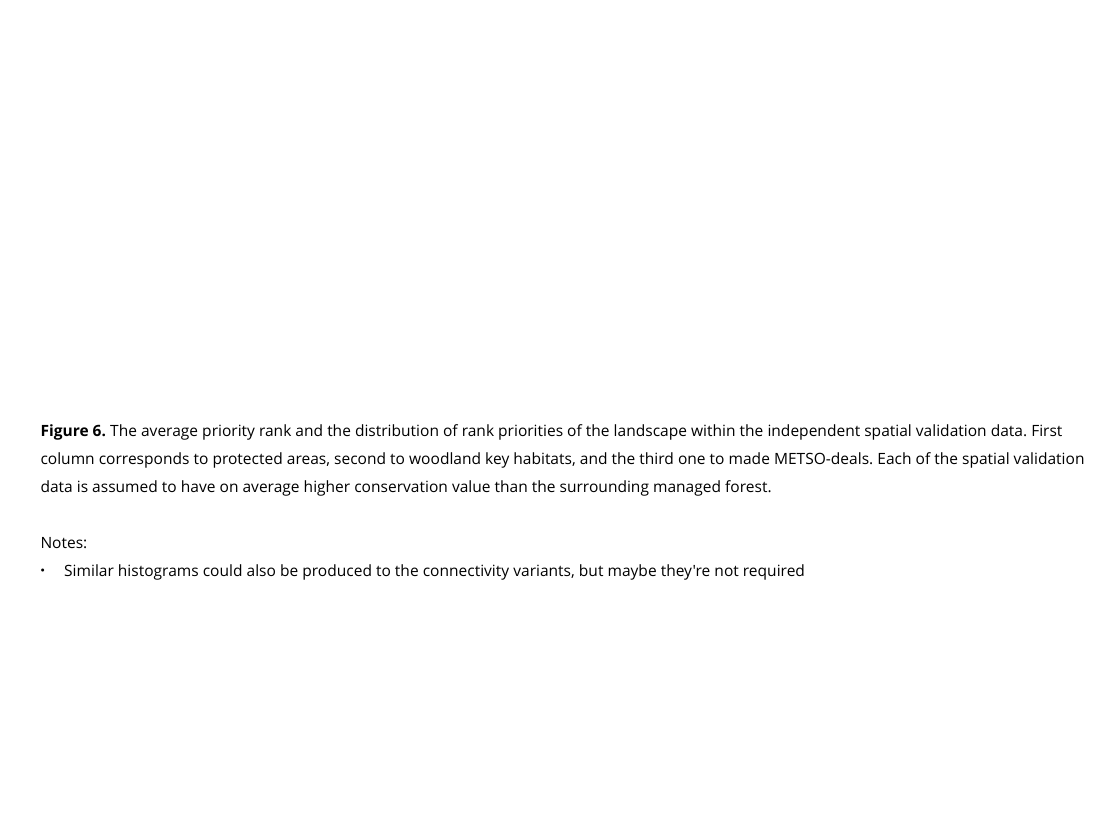
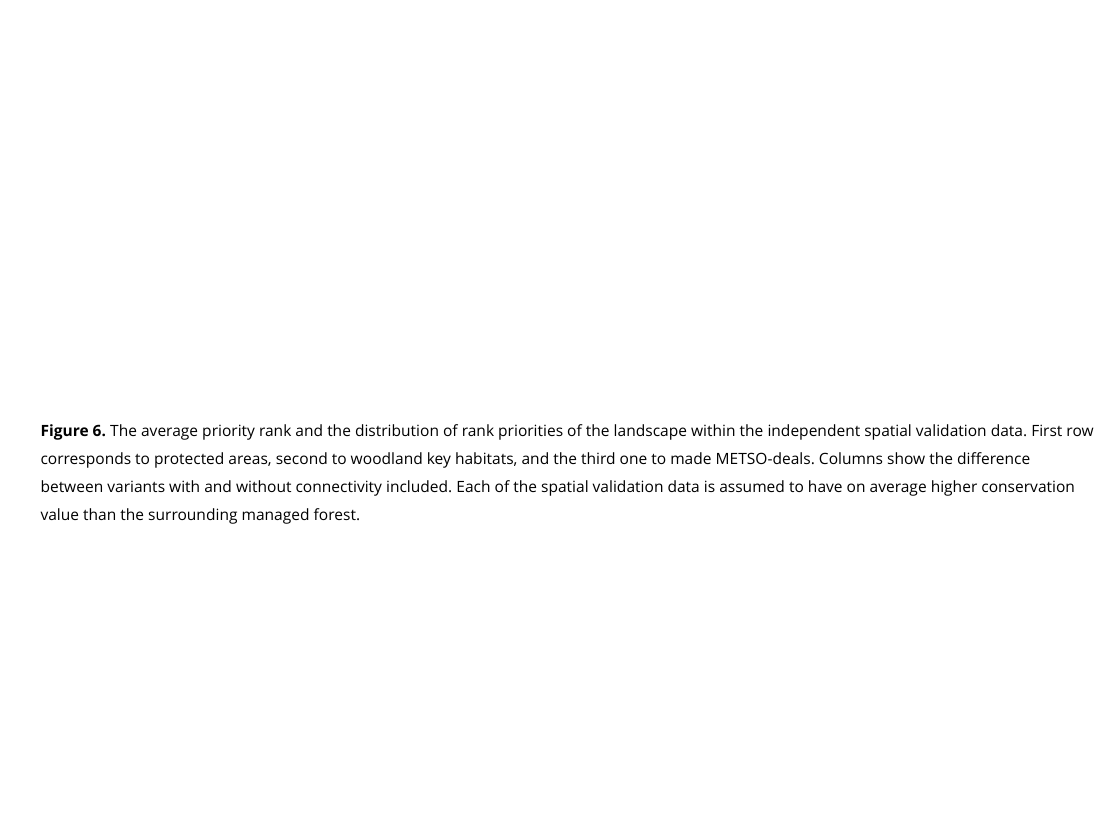
Before and after one commit to jlehtoma/validityms, a slide deck: slide 34 of reports/validity_ms_outline.ppt (slide 36 before the commit). Drawn at 1120x840 pixels with LibreOffice and Linux fonts; fonts in the diff are those of the drawing. Boxes give left, top, right and bottom in pixels: in the first picture for what was removed or moved away, otherwise in the second. Text is boxed around its words. In the diff, an @@ line names an element or a change of style, - is before the commit and + after.

```diff
--- a/reports/validity_ms_outline.ppt
+++ b/reports/validity_ms_outline.ppt
@@ text at (x1=41, y1=424, x2=1093, y2=524): text changed @@
-Figure 6. The average priority rank and the distribution of rank priorities of the landscape within the independent spatial validation data. First column corresponds to protected areas, second to woodland key habitats, and the third one to made METSO-deals. Each of the spatial validation data is assumed to have on average higher conservation value than the surrounding managed forest.
-Notes:
-● Similar histograms could also be produced to the connectivity variants, but maybe they're not required
+Figure 6. The average priority rank and the distribution of rank priorities of the landscape within the independent spatial validation data. First row corresponds to protected areas, second to woodland key habitats, and the third one to made METSO-deals. Columns show the difference between variants with and without connectivity included. Each of the spatial validation data is assumed to have on average higher conservation value than the surrounding managed forest.
```
Also in this commit, not shown: 25 other slides changed, 6 slides added, 7 slides removed.
